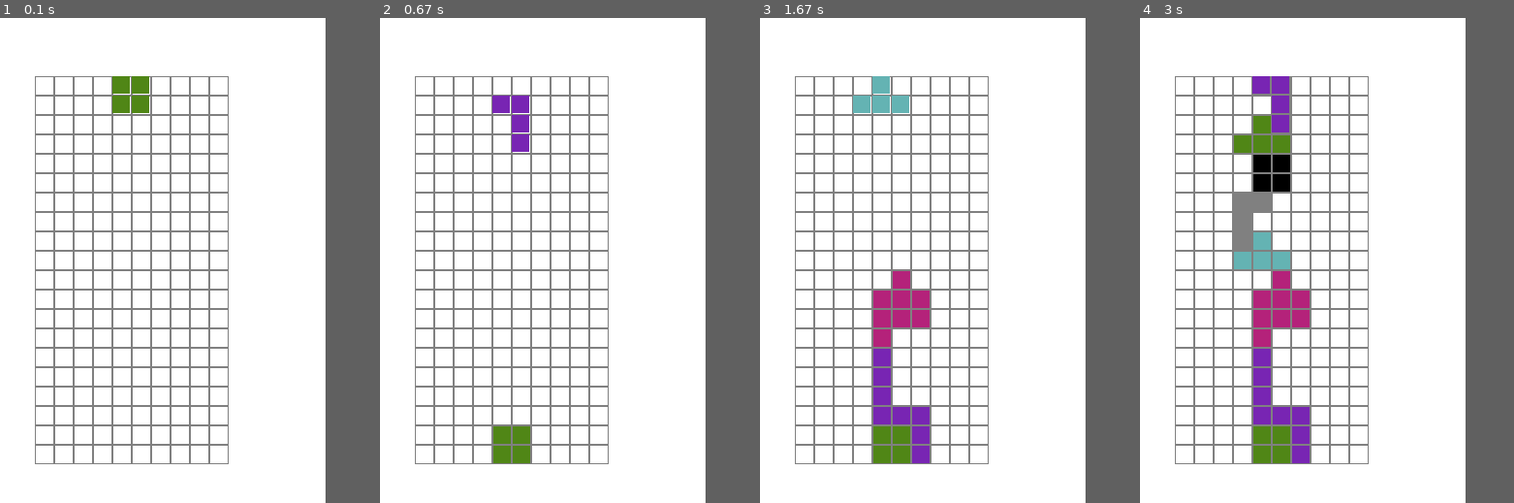
Above: before the commit, frames 1-4 (left to right).
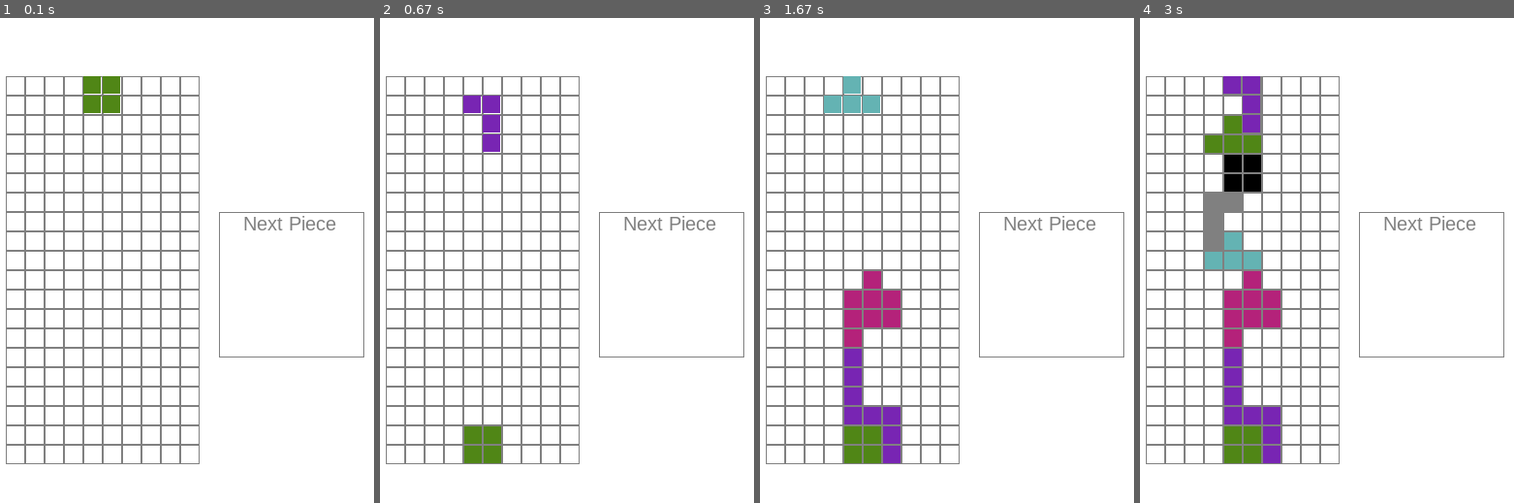
Above: after the commit, the same moments.

Repository: jeffreyperdue/ase-420-team-project
Game: pygame game, started from app.py
Two runs of this game, one before a commit and one after it. Both use one fixed random seed, a clock stepped at 60 frames per second and the inputs below.
Inputs:
- Up to frame 1 (0.1 s): no input
- Up to frame 2 (0.67 s): tap Space at 0.33 s
- Up to frame 3 (1.67 s): hold Right 0.67-1.13 s; tap Space at 0.73, 1.03, 1.23, 1.57 s; hold Up 1.17-1.47 s; hold Right from 1.5 s (still down)
- Up to frame 4 (3 s): tap Space at 1.87, 2.07, 2.37, 2.63 s; release Right at 1.97 s; hold Left 2-2.53 s; hold Down 2.57-2.87 s
In our replay, the window is 400x500 before the commit and 450x500 after it. These sizes can differ from the game's own. Grey fills any space a smaller window leaves; there, only what the larger window draws over its background counts as a difference.

The runs differ from the first frame. In frame 1, 10% of the frame differs, in the area x 1-98%, y 12-92%; in frame 2, 11%; in frame 3, 14%; in frame 4, 18%.

Commit message:
Next Piece Preview Box working correctly, still need to render piece in the box

Diff:
--- a/app.py
+++ b/app.py
@@ -14,6 +14,7 @@
 
 def main():
     pygame.init()
+    pygame.font.init()
     screen = pygame.display.set_mode(SCREEN_SIZE)
     pygame.display.set_caption("Tetris (Team Project)")
     clock = pygame.time.Clock()
--- a/src/constants.py
+++ b/src/constants.py
@@ -1,5 +1,5 @@
 # Screen size
-SCREEN_SIZE = (400, 500)
+SCREEN_SIZE = (450, 500)
 FPS = 60
 
 # Playing grid/board dimensions
--- a/src/view/pygame_renderer.py
+++ b/src/view/pygame_renderer.py
@@ -3,9 +3,10 @@
 from src.figures import SHAPES
 
 class PygameRenderer:
-    def __init__(self, screen, board_origin=(100, 60)):
+    def __init__(self, screen, board_origin=(70, 60), next_piece_preview_origin=(110, 60)):
         self.screen = screen
         self.board_x, self.board_y = board_origin
+        self.next_piece_preview_x, self.next_piece_preview_y = next_piece_preview_origin
 
     def draw_board(self, board):
         self.screen.fill(WHITE)
@@ -32,6 +33,17 @@
                             [rect[0] + 1, rect[1] + 1, CELL_SIZE - 2, CELL_SIZE - 2]
                         )
 
+    def draw_next_piece_preview(self, next_piece):
+        #TODO: May change this color to black
+        pygame.draw.rect(self.screen, GRAY, [290, 200, 150, 150], 1)
+        font = pygame.font.SysFont('Arial', 20)
+        #TODO: Need to change this font color to black, maybe bold as well if possible?
+        text_surface = font.render('Next Piece', True, GRAY)
+
+        self.screen.blit(text_surface, (315, 200))
+
+        pass
+
     def draw_piece(self, piece):
         color = COLORS[piece.color]
         shape = SHAPES[piece.type][piece.rotation]
@@ -48,6 +60,3 @@
                 CELL_SIZE - 2
             ]
             pygame.draw.rect(self.screen, color, rect)
-
-    def draw_next_piece_preview(self, next_piece):
-        pass
